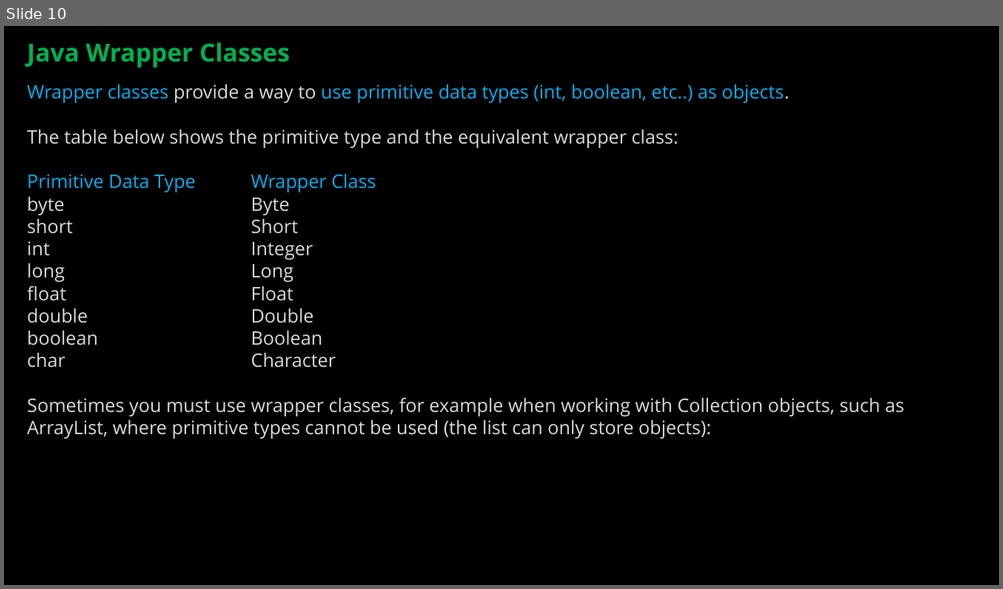
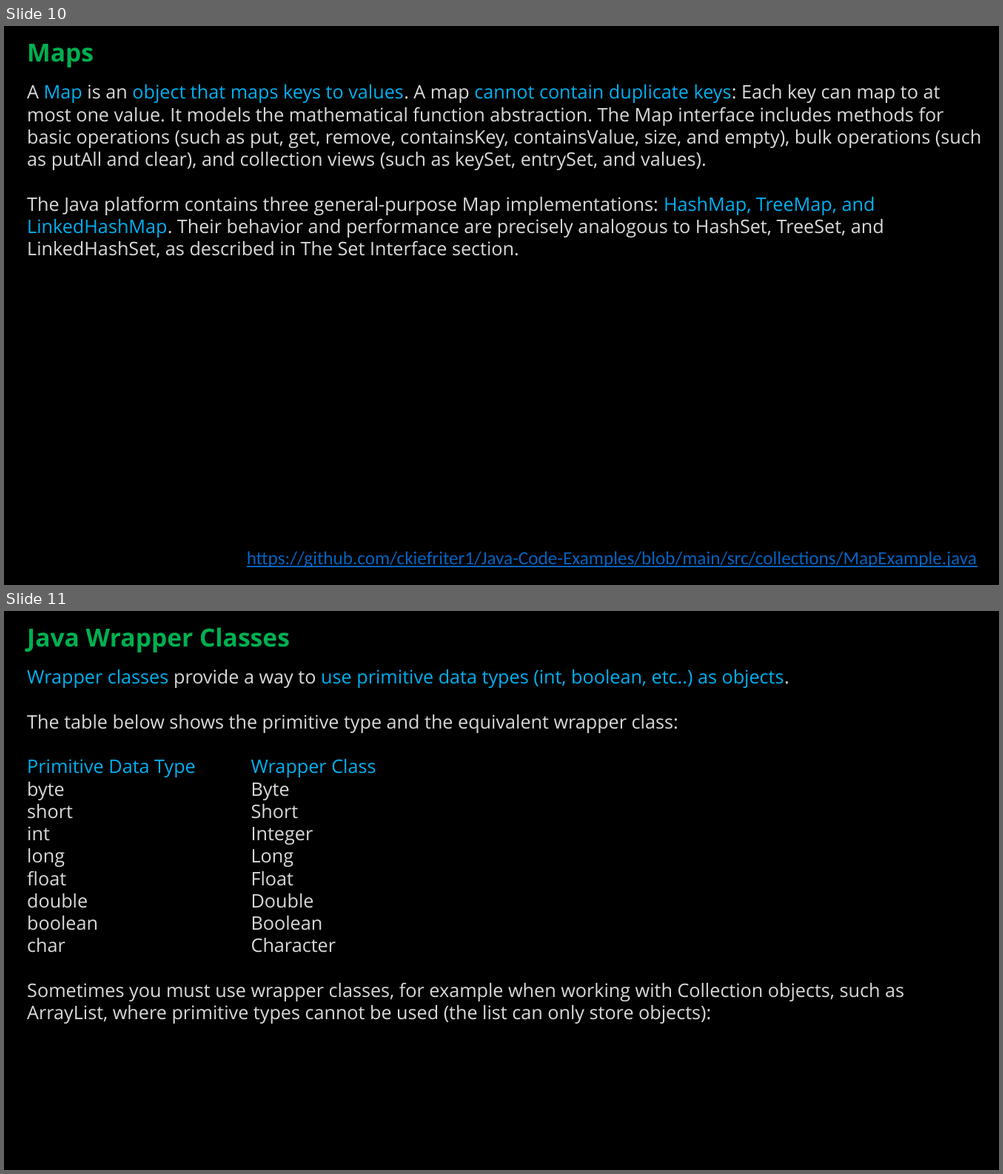
Before and after one commit to ckiefriter1/PT-BESD, a slide deck: Week4/BESD Week 4.pptx. Shown one above the other, each under a label of ours: slide 10 before the commit, slides 10 and 11 after it. The pictures are 1003x589 and 1003x1174 pixels, drawn with LibreOffice and Linux fonts; fonts in the diff are those of the drawing. Boxes give left, top, right and bottom in pixels: in the first picture for what was removed or moved away, otherwise in the second. Text is boxed around its words. In the diff, an @@ line names an element or a change of style, - is before the commit and + after.

```diff
--- a/Week4/BESD Week 4.pptx
+++ b/Week4/BESD Week 4.pptx
@@ slide 10 added at (4, 26, 999, 585), background #000000 @@
@@ text added at (27, 44, 94, 67), 24 pt, text #00B050, bold @@
+Maps
@@ text added at (27, 84, 981, 258), 18 pt, text #D9D9D9 @@
+A Map is an object that maps keys to values. A map cannot contain duplicate keys: Each key can map to at most one value. It models the mathematical function abstraction. The Map interface includes methods for basic operations (such as put, get, remove, containsKey, containsValue, size, and empty), bulk operations (such as putAll and clear), and collection views (such as keySet, entrySet, and values).
+The Java platform contains three general-purpose Map implementations: HashMap, TreeMap, and LinkedHashMap. Their behavior and performance are precisely analogous to HashSet, TreeSet, and LinkedHashSet, as described in The Set Interface section.
@@ text added at (247, 551, 976, 568), 18 pt, text #0563C1, underline @@
+https://github.com/ckiefriter1/Java-Code-Examples/blob/main/src/collections/MapExample.java
@@ what was slide 10 is now slide 11 @@
```
Also in this commit, not shown: 1 slide changed, 1 other file.
